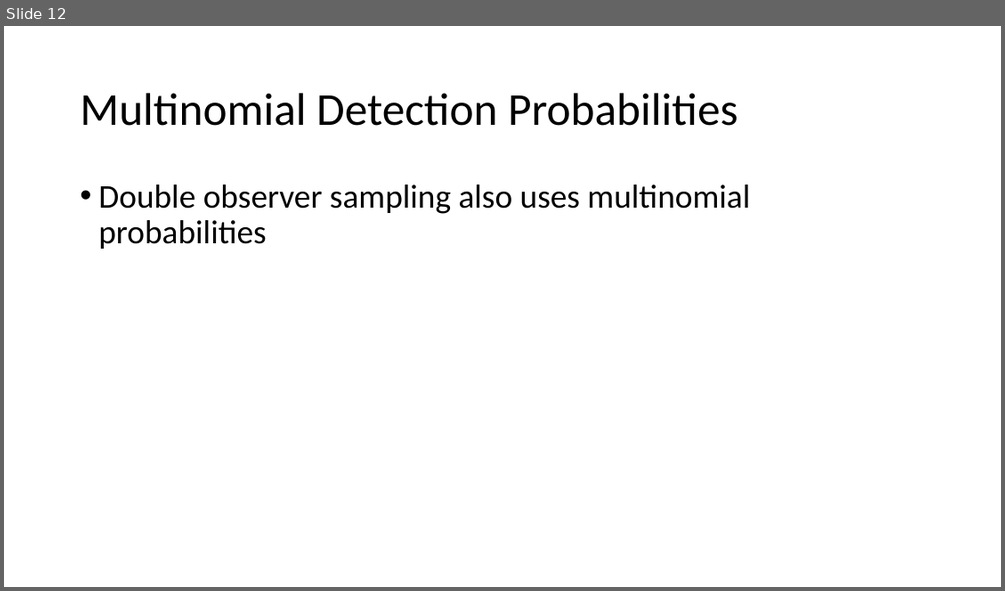
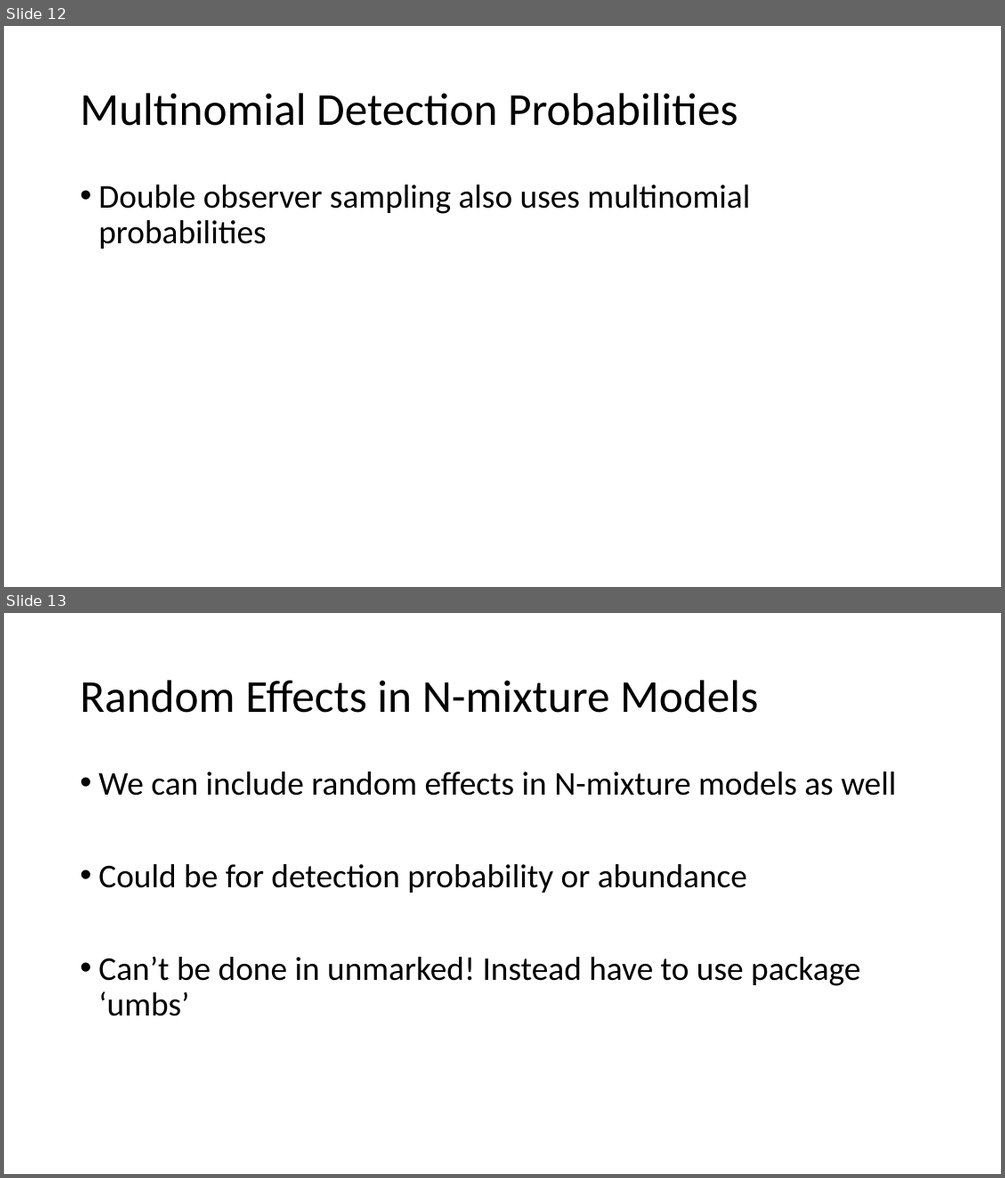
Before and after one commit to evanmadams/AOS_SCO-2021-Count-Data-Workshop, a slide deck: lessons/Nmix advanced.pptx. Shown one above the other, each under a label of ours: slide 12 before the commit, slides 12 and 13 after it. The pictures are 1005x591 and 1005x1178 pixels, drawn with LibreOffice and Linux fonts; fonts in the diff are those of the drawing. Boxes give left, top, right and bottom in pixels: in the first picture for what was removed or moved away, otherwise in the second. Text is boxed around its words. In the diff, an @@ line names an element or a change of style, - is before the commit and + after.

```diff
--- a/lessons/Nmix advanced.pptx
+++ b/lessons/Nmix advanced.pptx
@@ slide 13 added at box(4, 613, 1001, 1174), background #FFFFFF @@
@@ title added at box(80, 680, 758, 713), 44 pt, text #000000 @@
+Random Effects in N-mixture Models
@@ text added at box(98, 771, 896, 1016), 32 pt, text #000000 @@
+• We can include random effects in N-mixture models as well
+• Could be for detection probability or abundance
+• Can’t be done in unmarked! Instead have to use package ‘umbs’
```
Also in this commit, not shown: 1 other slide added.
